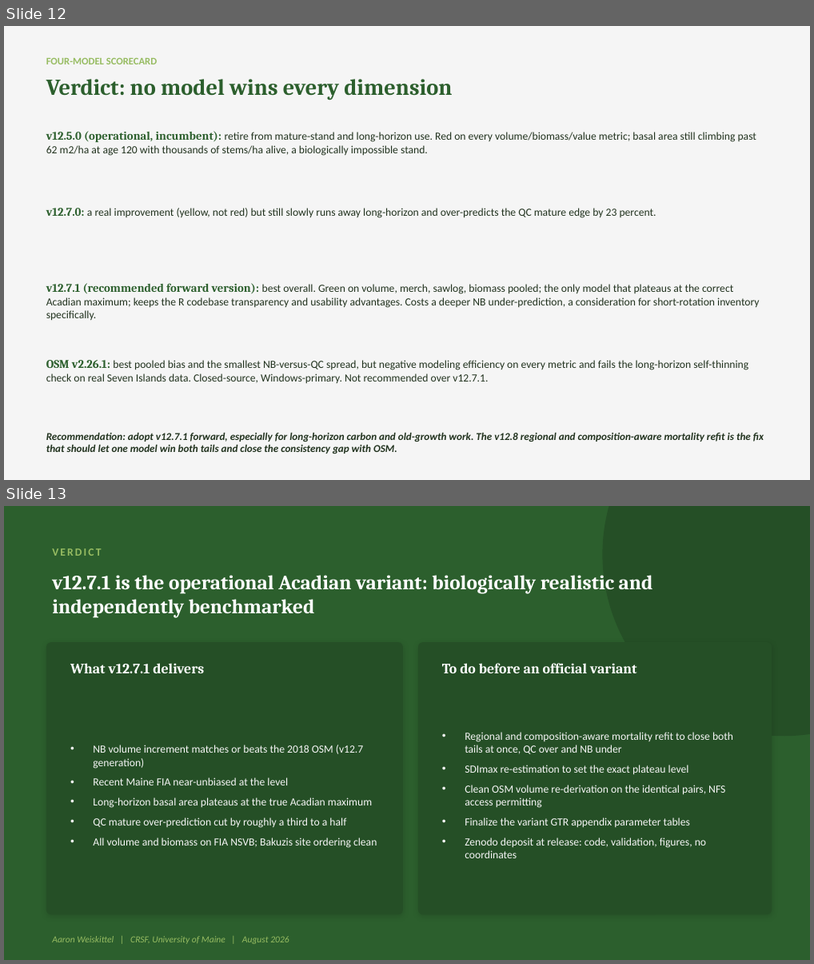
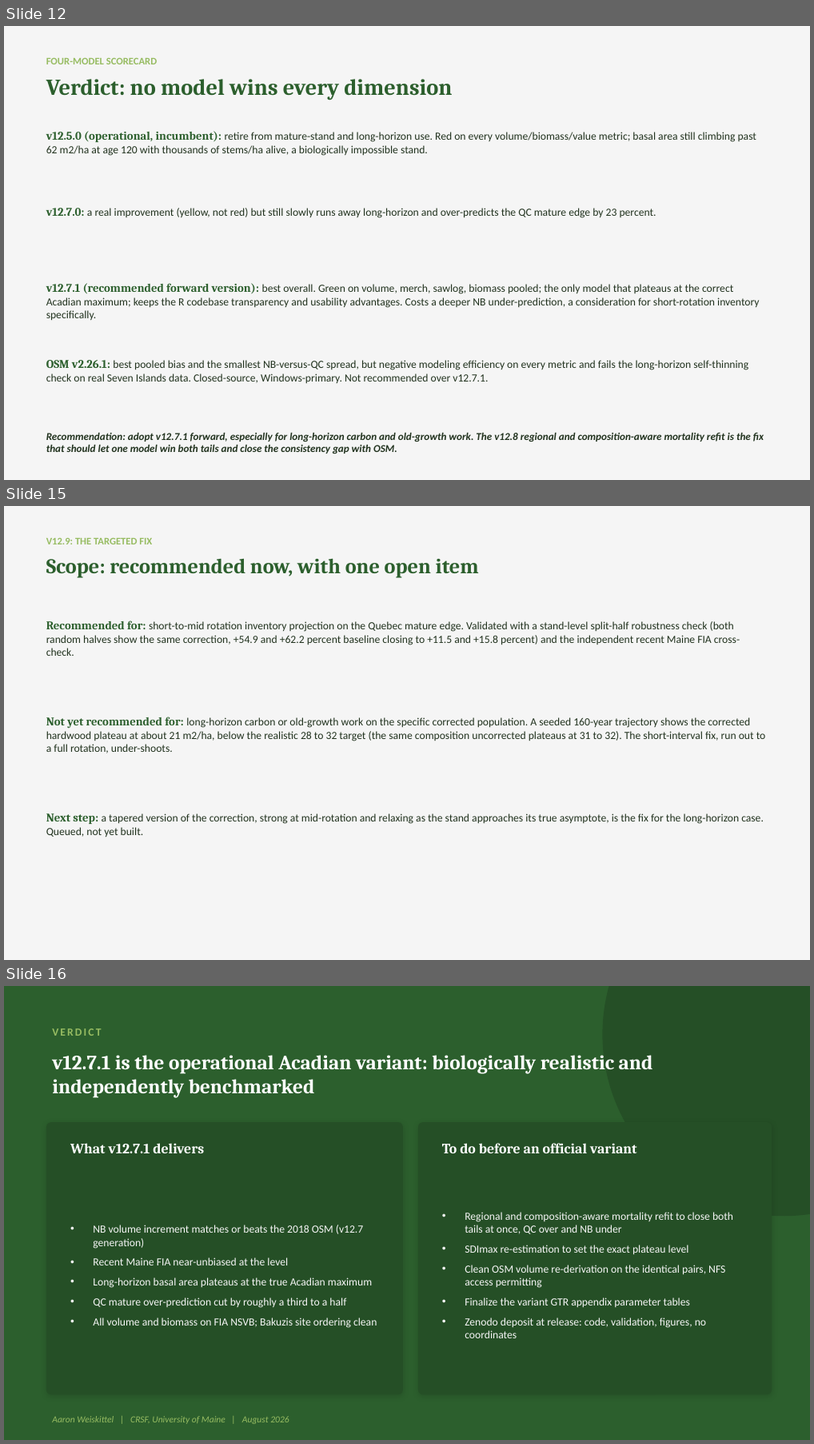
Before and after one commit to holoros/fvs-acd, a slide deck: FVS-ACD_v1271_Hennigar_Aug2026.pptx. Shown one above the other, each under a label of ours: slides 12 and 13 before the commit, slides 12, 15 and 16 after it; the slides between them are not shown. The pictures are 814x964 and 814x1444 pixels, drawn with LibreOffice and Linux fonts; fonts in the diff are those of the drawing. Boxes give left, top, right and bottom in pixels: in the first picture for what was removed or moved away, otherwise in the second. Text is boxed around its words. In the diff, an @@ line names an element or a change of style, - is before the commit and + after.

Commit message:
v12.9 OODA stress test + five-model scorecard + deck/report finalization
- Split-half robustness check on the v12.9 target cell (163 stands, two random halves):
  consistent correction magnitude in both halves (+54.9->+11.5%, +62.2->+15.8% volume bias),
  not driven by a few outlier stands
- Documented the garden-of-forking-paths (4 gate structures tried this session) and small-n
  cells (QC Acadian-core hardwood n=10, beech n=5-8) as explicit caveats
- Extended the scorecard to five models (v12.5.0, v12.7.0, v12.7.1, v12.9, OSM), new
  five_model_scorecard_heatmap.png / radar.png
- Added three v12.9 slides to the Hennigar deck (the targeted fix, five-model scorecard,
  scope/recommendation) and a v12.9 section + figures to the benchmark report docx
- Full documentation trail: v128 (superseded) -> v129 proposal -> interim test -> region-only
  (superseded) -> ecoregion-only (superseded, failed FIA check) -> full validation (3-way gate)
  -> OODA stress test (this commit)

```diff
--- a/FVS-ACD_v1271_Hennigar_Aug2026.pptx
+++ b/FVS-ACD_v1271_Hennigar_Aug2026.pptx
@@ slide 15 added at box(4, 506, 810, 960), background #F5F5F5 @@
@@ text added at box(46, 538, 152, 544), 12 pt, text #97BC62, bold @@
+V12.9: THE TARGETED FIX
@@ text added at box(46, 558, 479, 578), 25 pt, text #2C5F2D, bold @@
+Scope: recommended now, with one open item
@@ text added at box(46, 620, 740, 656), 13 pt, text #22331F @@
+Recommended for: short-to-mid rotation inventory projection on the Quebec mature edge. Validated with a stand-level split-half robustness check (both random halves show the same correction, +54.9 and +62.2 percent baseline closing to +11.5 and +15.8 percent) and the independent recent Maine FIA cross-check.
@@ text added at box(46, 716, 766, 753), 13 pt, text #22331F @@
+Not yet recommended for: long-horizon carbon or old-growth work on the specific corrected population. A seeded 160-year trajectory shows the corrected hardwood plateau at about 21 m2/ha, below the realistic 28 to 32 target (the same composition uncorrected plateaus at 31 to 32). The short-interval fix, run out to a full rotation, under-shoots.
@@ text added at box(46, 813, 764, 836), 13 pt, text #22331F @@
+Next step: a tapered version of the correction, strong at mid-rotation and relaxing as the stand approaches its true asymptote, is the fix for the long-horizon case. Queued, not yet built.
@@ what was slide 13 is now slide 16 @@
```
Also in this commit, not shown: 2 other slides added, 7 other files.
